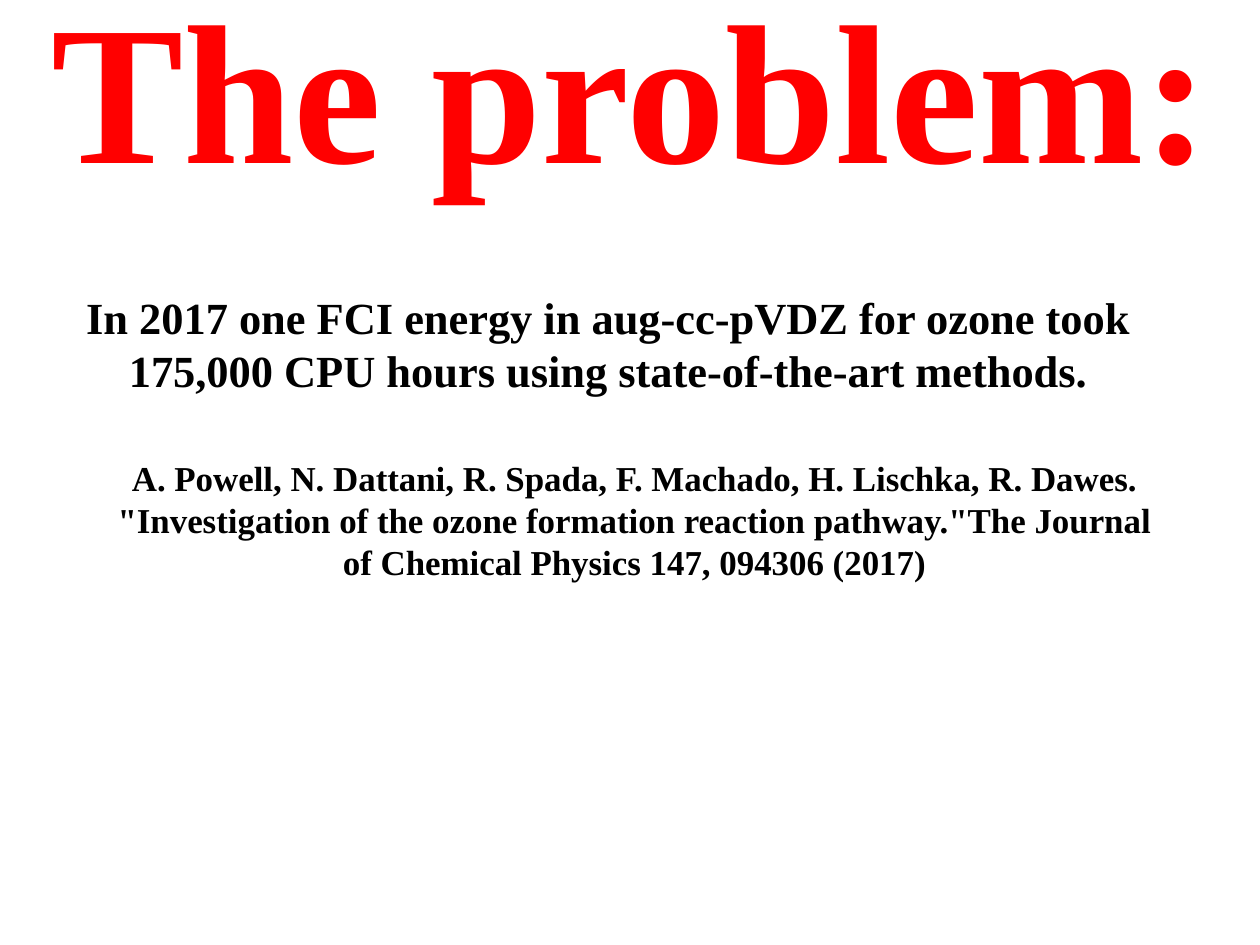
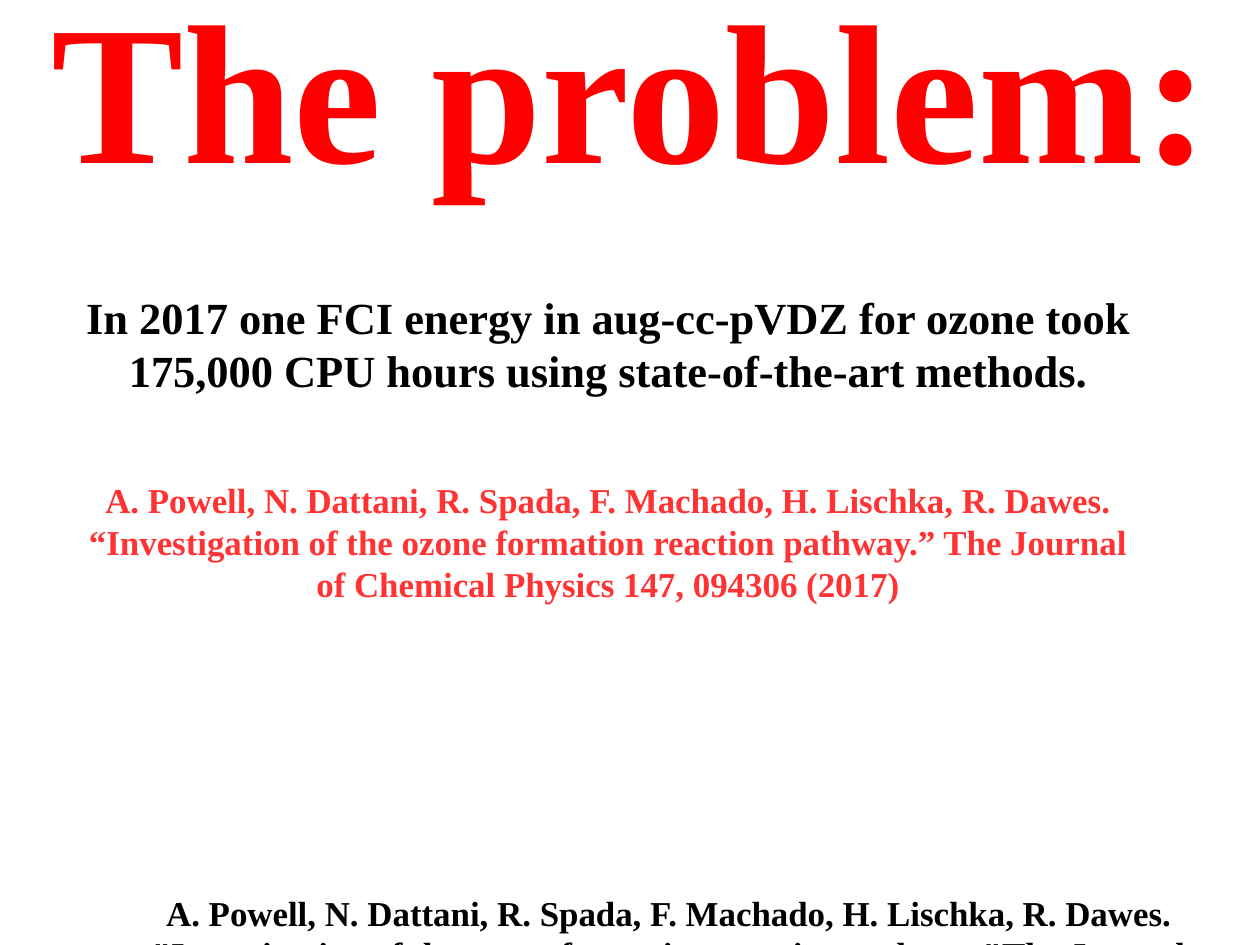
Before and after one commit to HPQC-LABS/polyMLR, a slide deck: slide 3 of 2018-06-20-polyMLR(ISMS).odp. Drawn at 1260x945 pixels with LibreOffice and Linux fonts; fonts in the diff are those of the drawing. Boxes give left, top, right and bottom in pixels: in the first picture for what was removed or moved away, otherwise in the second. Text is boxed around its words. In the diff, an @@ line names an element or a change of style, - is before the commit and + after.

```diff
--- a/2018-06-20-polyMLR(ISMS).odp
+++ b/2018-06-20-polyMLR(ISMS).odp
@@ text "A. Powell, N. Dattani, R. ..." at <box>89,488,1126,605</box>: vertical alignment middle to top @@
@@ text at <box>89,488,1126,605</box>: text changed; text colour #000000 to #FF3333 @@
-A. Powell, N. Dattani, R. Spada, F. Machado, H. Lischka, R. Dawes. "Investigation of the ozone formation reaction pathway."The Journal of Chemical Physics 147, 094306 (2017)
+A. Powell, N. Dattani, R. Spada, F. Machado, H. Lischka, R. Dawes.
+“Investigation of the ozone formation reaction pathway.” The Journal of Chemical Physics 147, 094306 (2017)
@@ title added at <box>166,901,1170,933</box>, 22 pt, text #000000, bold @@
+A. Powell, N. Dattani, R. Spada, F. Machado, H. Lischka, R. Dawes. "Investigation of the ozone formation reaction pathway."The Journal of Chemical Physics 147, 094306 (2017)
```
Also in this commit, not shown: 12 other slides changed, 9 slides added, 3 slides removed, 3 other files.
